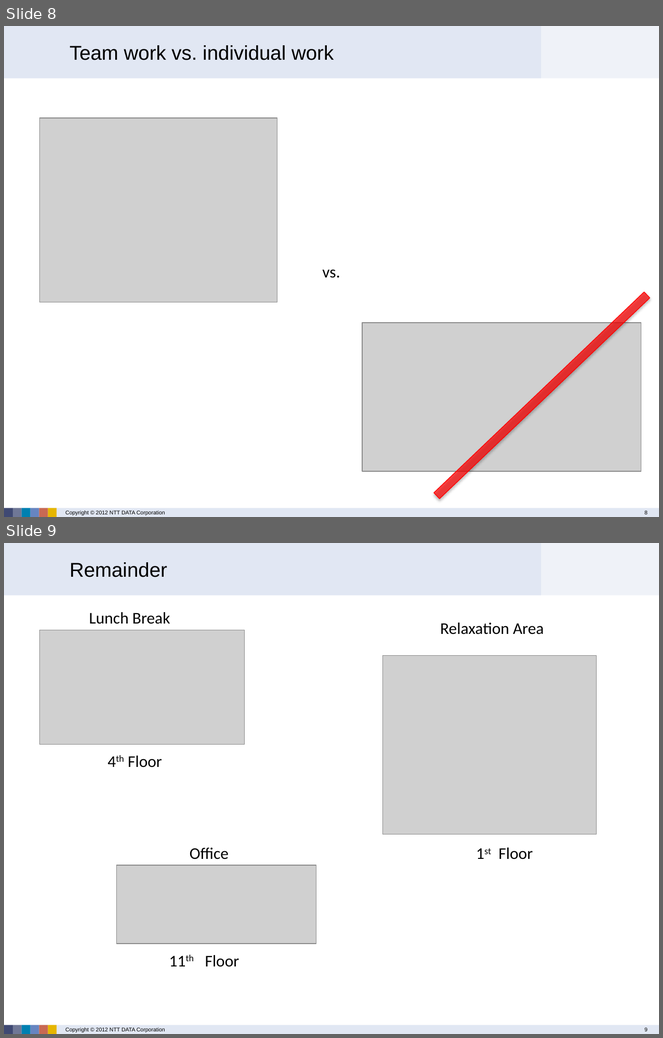
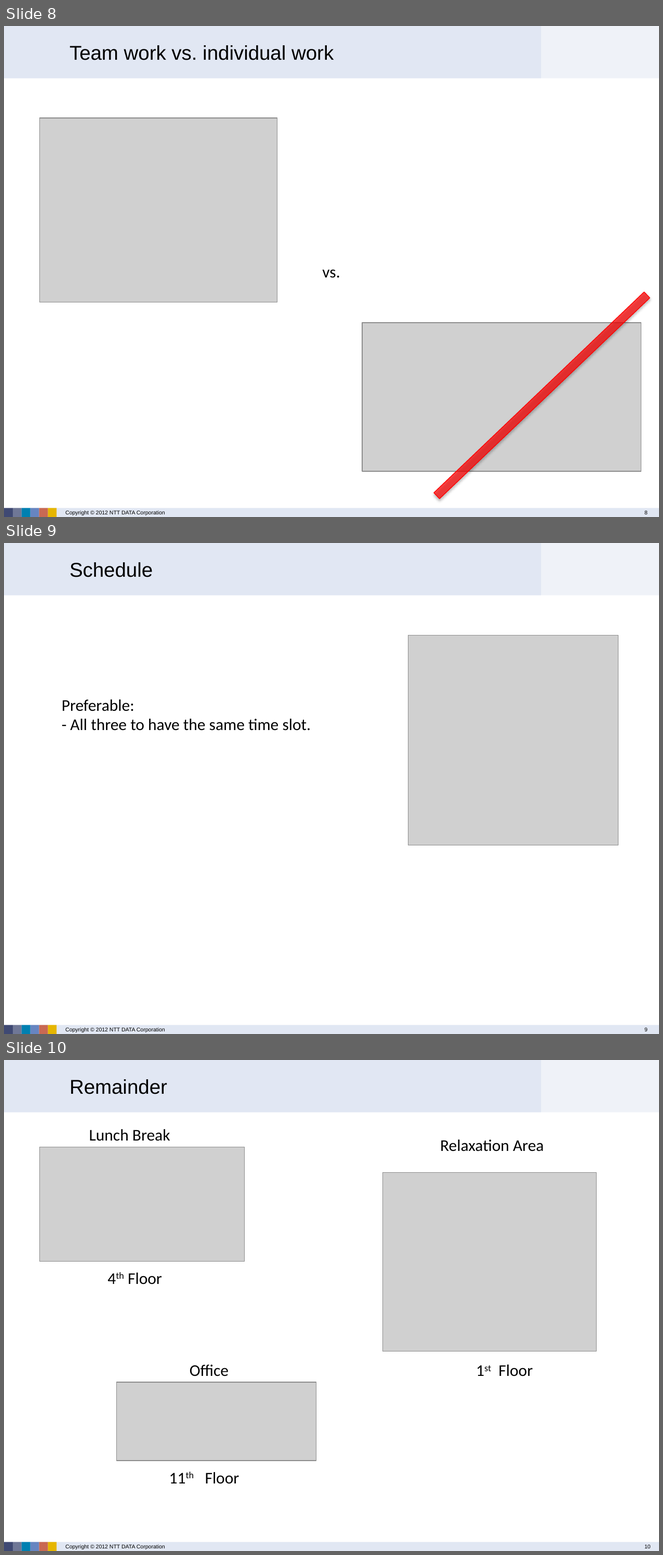
Before and after one commit to BogdanHerciu/ReqM_project, a slide deck: ProjectDocuments/05_Misc/00_Introduction.pptx. Shown one above the other, each under a label of ours: slides 8 and 9 before the commit, slides 8, 9 and 10 after it. The pictures are 663x1038 and 663x1555 pixels, drawn with LibreOffice and Linux fonts; fonts in the diff are those of the drawing; grey boxes stand for pictures; background and template pictures are left out. Boxes give left, top, right and bottom in pixels: in the first picture for what was removed or moved away, otherwise in the second. Text is boxed around its words. In the diff, an @@ line names an element or a change of style, - is before the commit and + after.

```diff
--- a/ProjectDocuments/05_Misc/00_Introduction.pptx
+++ b/ProjectDocuments/05_Misc/00_Introduction.pptx
@@ slide 9 added at (4, 543, 659, 1034), background #FFFFFF; not listed: 11 template elements that a slide beside it also shows @@
@@ text added at (70, 562, 153, 577), 22 pt, text #000000 @@
+Schedule
@@ picture added at (408, 636, 618, 846) @@
@@ text added at (62, 700, 311, 731), 18 pt, text #000000 @@
+Preferable:
+- All three to have the same time slot.
@@ what was slide 9 is now slide 10 @@
@@ page number at (645, 1545, 651, 1549): text changed @@
-9
+10
```
Also in this commit, not shown: 4 slides changed.
